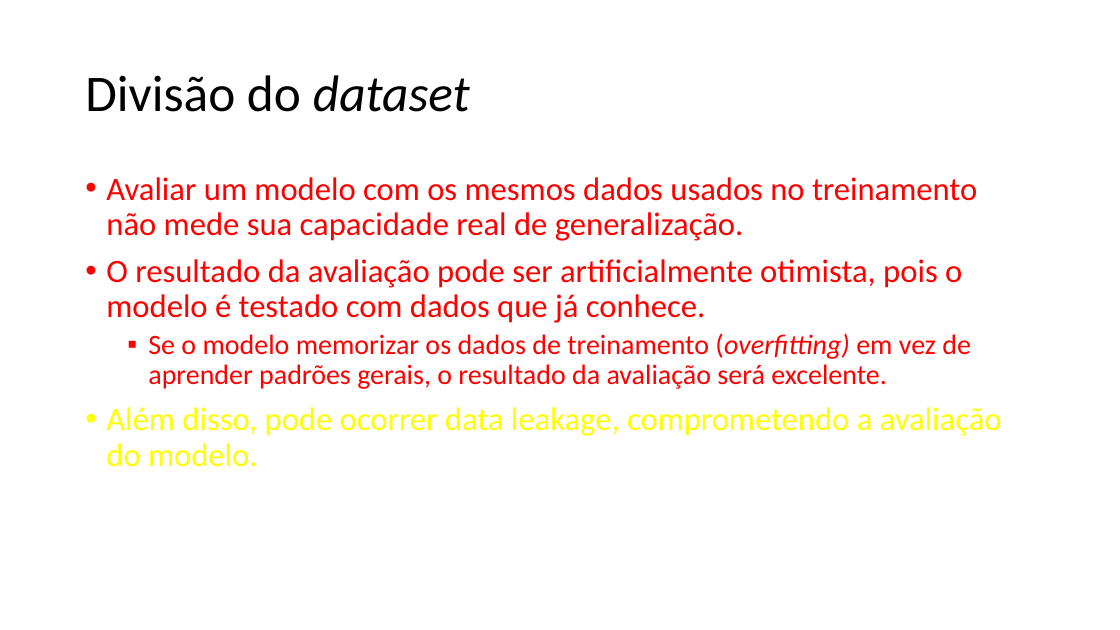
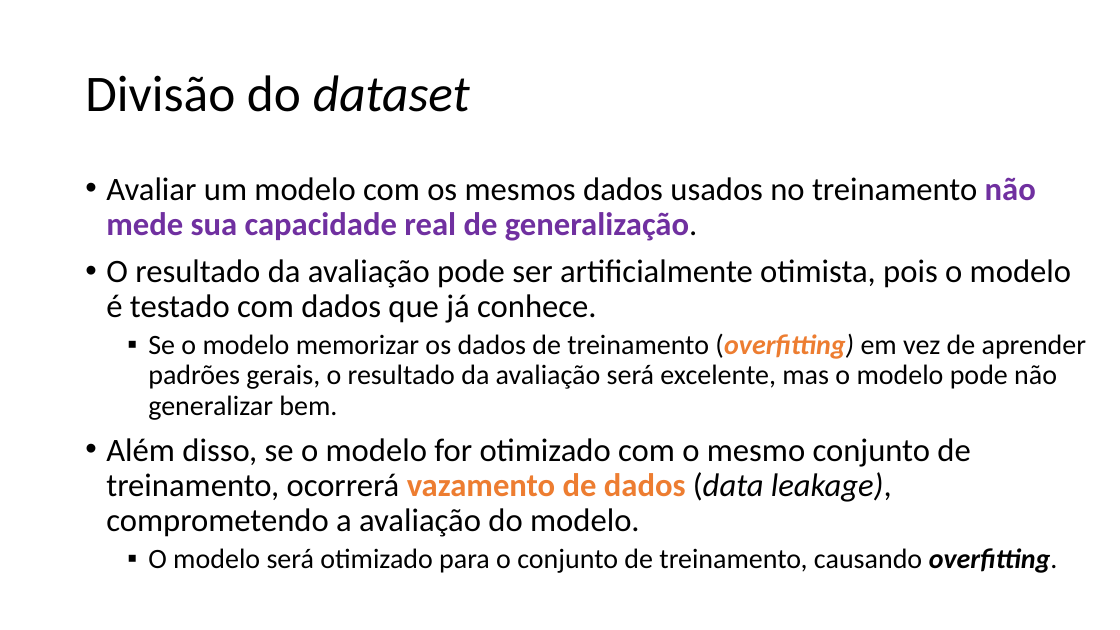
Before and after one commit to zz4fap/c24_inteligencia_artificial, a slide deck: slide 6 of slides/C24_Transformações.pptx (slide 7 before the commit). Drawn at 1120x630 pixels with LibreOffice and Linux fonts; fonts in the diff are those of the drawing. Boxes give left, top, right and bottom in pixels: in the first picture for what was removed or moved away, otherwise in the second. Text is boxed around its words. In the diff, an @@ line names an element or a change of style, - is before the commit and + after.

Commit message:
new slides

```diff
--- a/slides/C24_Transformações.pptx
+++ b/slides/C24_Transformações.pptx
@@ text at <box>106,177,1071,323</box>: text colour #FF0000 to #000000 in "Avaliar um modelo com os mesmos dados ...", "O resultado da avaliação pode ser artificialmente ..."; text colour #FF0000 to #7030A0, bold on in "não mede sua capacidade real de generalização." @@
@@ text at <box>106,334,1087,573</box>: text changed; text colour #FF0000 to #000000 @@
-  ▪ Se o modelo memorizar os dados de treinamento (overfitting) em vez de aprender padrões gerais, o resultado da avaliação será excelente.
-• Além disso, pode ocorrer data leakage, comprometendo a avaliação do modelo.
+  ▪ Se o modelo memorizar os dados de treinamento (overfitting) em vez de aprender padrões gerais, o resultado da avaliação será excelente, mas o modelo pode não generalizar bem.
+• Além disso, se o modelo for otimizado com o mesmo conjunto de treinamento, ocorrerá vazamento de dados (data leakage), comprometendo a avaliação do modelo.
+  ▪ O modelo será otimizado para o conjunto de treinamento, causando overfitting.
```
Also in this commit, not shown: 1 other slide changed, 1 slide removed.
